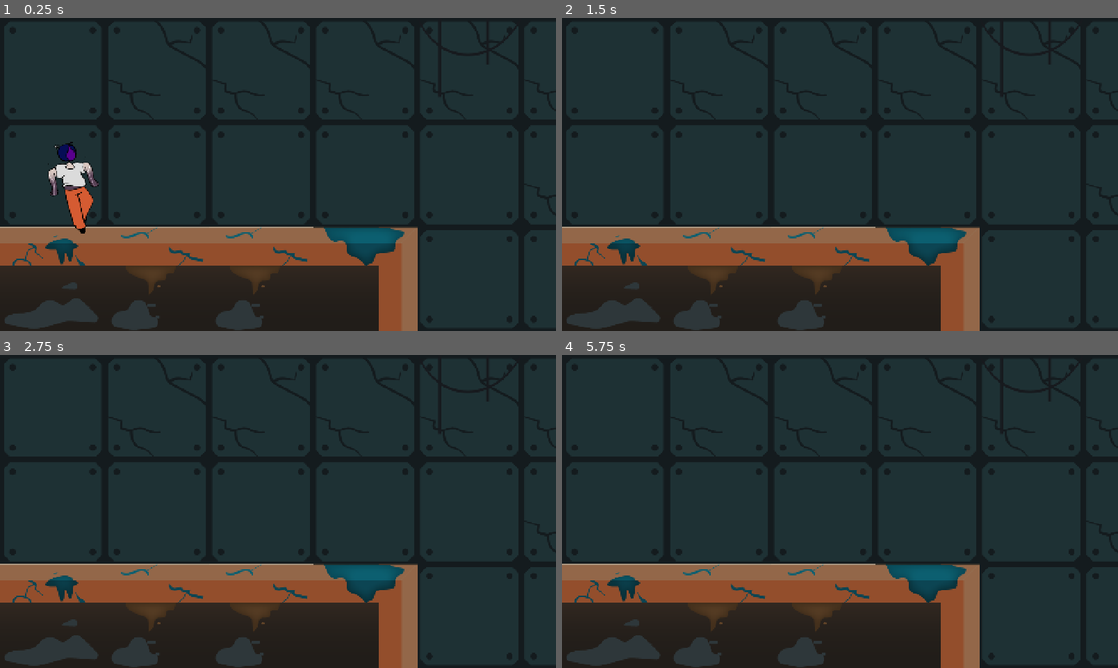
Above: before the commit, frames 1-4 (two rows, left to right).
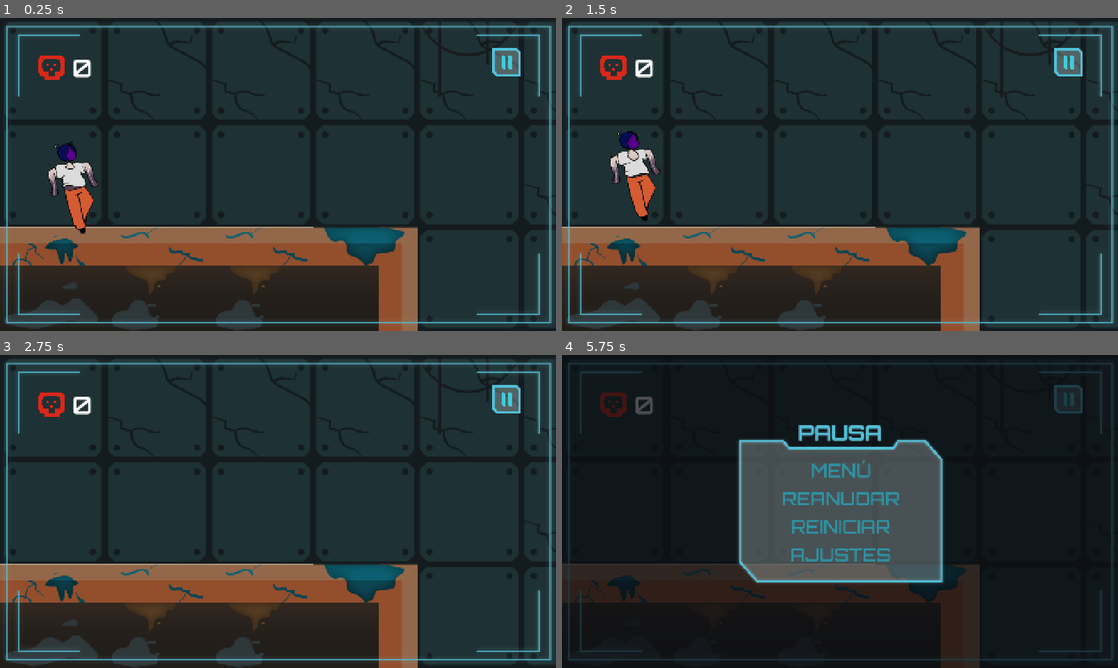
Above: after the commit, the same moments.

Repository: nati9v/Grupo-B
Game: Godot game, scene res://Scenes/Niveles/lvl2.tscn
Same seed, same stepped clock (60 frames per second), same inputs: the game is played once before the commit and once after it. This scene is started directly instead of the project's main scene.
Inputs (mouse positions are in pixels of both pictures, inside the frame that each line leads up to):
- Up to frame 1 (0.25 s): no input
- Up to frame 2 (1.5 s): click (1067, 61) at 0.52 s; click (840, 190) at 1.25 s, where only the run after the commit has a clickable "REINICIAR"
- Up to frame 3 (2.75 s): tap Enter (ui_accept) at 2, 2.27 s; move the mouse to (400, 495) at 2.02 s; hold Right (ui_right) from 2.03 s (still down); tap I (interact) at 2.1 s
- Up to frame 4 (5.75 s): tap Enter (ui_accept) at 2.75, 3.02, 3.5, 4.25, 4.52, 5, 5.27 s; move the mouse to (728, 527) at 2.77 s; tap I (interact) every 0.75 s from 2.85 to 5.1 s; move the mouse to (895, 442) at 3.52 s; release Right (ui_right) at 3.53 s; hold Left (ui_left) 3.53-4.28 s; move the mouse to (812, 574) at 4.27 s; hold Right (ui_right) from 4.28 s (still down); move the mouse to (1006, 558) at 5.02 s; tap Escape (Pausa) at 5.65 s

The runs differ from the first frame. In frame 1, 3.2% of the frame differs, in the area x 1-100%, y 2-98%; in frame 2, 4.4%; in frame 3, 3.2%; in frame 4, 75%, in the area x 0-100%, y 1-100%.

Commit message:
Implementación de UI en los 3 niveles

Diff:
--- a/Scenes/Niveles/lvl1.tscn
+++ b/Scenes/Niveles/lvl1.tscn
@@ -626,7 +626,7 @@
 }
 
 [node name="AmbientSfx" parent="." instance=ExtResource("26_buwil")]
-position = Vector2(25229, -1369)
+position = Vector2(8729, -56)
 audio_bus_name = &"SFX"
 sound = ExtResource("27_fa4wx")
 
--- a/Scenes/Niveles/lvl2.tscn
+++ b/Scenes/Niveles/lvl2.tscn
@@ -10,6 +10,13 @@
 [ext_resource type="PackedScene" uid="uid://dscrrr8tyxoxk" path="res://Scenes/Mecanismos/Checkpoint.tscn" id="8_53dem"]
 [ext_resource type="PackedScene" uid="uid://btygccneo307t" path="res://Scenes/Mecanismos/plataforma_Vertical.tscn" id="9_ttxd7"]
 [ext_resource type="PackedScene" uid="uid://yaj5phaghh6l" path="res://Scenes/Mecanismos/Botón.tscn" id="10_rdgwk"]
+[ext_resource type="Theme" uid="uid://ya6ijv5sbqr0" path="res://new_theme.tres" id="12_axgr0"]
+[ext_resource type="Texture2D" uid="uid://dcq2couutr3f7" path="res://UI/marco-lvl.png" id="13_twbj7"]
+[ext_resource type="Texture2D" uid="uid://bld4djgat0uyi" path="res://UI/Botones/p-btns.png" id="14_2cuct"]
+[ext_resource type="Texture2D" uid="uid://je14yheomnvg" path="res://UI/icono.png" id="15_06pgq"]
+[ext_resource type="PackedScene" uid="uid://rsr3y7ehspr4" path="res://UI-Escenas/Pausa.tscn" id="16_fuqyy"]
+[ext_resource type="PackedScene" uid="uid://47bsateleo1u" path="res://UI-Escenas/Controles.tscn" id="17_shbv8"]
+[ext_resource type="PackedScene" uid="uid://cgmhiol40t3we" path="res://UI-Escenas/Ajustes.tscn" id="18_71uec"]
 [ext_resource type="Texture2D" uid="uid://f81qy126f374" path="res://arte/256/tileset-256-transición.png" id="19_wm374"]
 
 [sub_resource type="CompressedTexture2D" id="CompressedTexture2D_iqlhl"]
@@ -312,6 +319,14 @@
 sources/4 = SubResource("TileSetAtlasSource_3pm5q")
 sources/5 = SubResource("TileSetAtlasSource_uj1pa")
 
+[sub_resource type="AtlasTexture" id="AtlasTexture_eihh1"]
+atlas = ExtResource("14_2cuct")
+region = Rect2(426, 0, 142, 142)
+
+[sub_resource type="AtlasTexture" id="AtlasTexture_eornu"]
+atlas = ExtResource("14_2cuct")
+region = Rect2(426, 142, 142, 142)
+
 [node name="Level2" type="Node2D"]
 script = ExtResource("1_rdgwk")
 
@@ -372,3 +387,78 @@
 [node name="Botón" parent="." node_paths=PackedStringArray("targets") instance=ExtResource("10_rdgwk")]
 position = Vector2(3197, 2419)
 targets = [NodePath("../Vieja_plataforma_Vertical3")]
+
+[node name="UI_Level" type="CanvasLayer" parent="."]
+
+[node name="Label" type="Label" parent="UI_Level"]
+anchors_preset = -1
+anchor_left = 0.147
+anchor_top = 0.16
+anchor_right = 0.147
+anchor_bottom = 0.16
+offset_left = -25.16
+offset_top = -40.2
+offset_right = 24.84
+offset_bottom = 35.8
+theme = ExtResource("12_axgr0")
+theme_override_font_sizes/font_size = 60
+text = "0"
+metadata/_edit_use_anchors_ = true
+
+[node name="TextureRect" type="TextureRect" parent="UI_Level"]
+anchors_preset = 15
+anchor_right = 1.0
+anchor_bottom = 1.0
+offset_left = -21.0
+offset_top = -12.0
+offset_right = 21.0
+offset_bottom = 12.0
+grow_horizontal = 2
+grow_vertical = 2
+texture = ExtResource("13_twbj7")
+metadata/_edit_use_anchors_ = true
+
+[node name="TextureButton" type="TextureButton" parent="UI_Level"]
+anchors_preset = -1
+anchor_left = 0.91
+anchor_top = 0.14
+anchor_right = 0.91
+anchor_bottom = 0.14
+offset_left = -35.8
+offset_top = -36.8
+offset_right = 37.2
+offset_bottom = 36.2
+grow_horizontal = 2
+grow_vertical = 2
+size_flags_horizontal = 4
+texture_normal = SubResource("AtlasTexture_eihh1")
+texture_pressed = SubResource("AtlasTexture_eornu")
+ignore_texture_size = true
+stretch_mode = 0
+metadata/_edit_use_anchors_ = true
+
+[node name="TextureRect2" type="TextureRect" parent="UI_Level"]
+anchors_preset = -1
+anchor_left = 0.092
+anchor_top = 0.158
+anchor_right = 0.092
+anchor_bottom = 0.158
+offset_left = -31.76
+offset_top = -31.76
+offset_right = 8.23999
+offset_bottom = 8.24001
+scale = Vector2(1.57506, 1.57506)
+texture = ExtResource("15_06pgq")
+expand_mode = 1
+metadata/_edit_use_anchors_ = true
+
+[node name="Pausa" parent="." instance=ExtResource("16_fuqyy")]
+visible = false
+
+[node name="Controles" parent="." instance=ExtResource("17_shbv8")]
+visible = false
+
+[node name="Ajustes" parent="." instance=ExtResource("18_71uec")]
+visible = false
+
+[connection signal="pressed" from="UI_Level/TextureButton" to="." method="_on_texture_button_pressed"]
--- a/Scenes/Niveles/lvl3.tscn
+++ b/Scenes/Niveles/lvl3.tscn
@@ -1,10 +1,17 @@
-[gd_scene load_steps=25 format=4 uid="uid://diutpt7v0e4xr"]
+[gd_scene load_steps=34 format=4 uid="uid://diutpt7v0e4xr"]
 
 [ext_resource type="Texture2D" uid="uid://f81qy126f374" path="res://arte/256/tileset-256-transición.png" id="1_nhc8w"]
 [ext_resource type="Script" uid="uid://bp8bj7awyh6hc" path="res://Scenes/Niveles/lvl_3.gd" id="1_u24uy"]
 [ext_resource type="Texture2D" uid="uid://dlih8k406n57h" path="res://arte/256/tileset-256-parte-vieja.png" id="2_bqw4l"]
 [ext_resource type="PackedScene" uid="uid://kawp3f3yobva" path="res://Scenes/Trampas y cadaveres/Trampas/ElectricTrap.tscn" id="8_jwn51"]
 [ext_resource type="PackedScene" uid="uid://cwmkcdv36qnnc" path="res://Scenes/pruebeteoprimus.tscn" id="9_wecwy"]
+[ext_resource type="Theme" uid="uid://ya6ijv5sbqr0" path="res://new_theme.tres" id="11_0wrsb"]
+[ext_resource type="Texture2D" uid="uid://dcq2couutr3f7" path="res://UI/marco-lvl.png" id="12_wawgp"]
+[ext_resource type="Texture2D" uid="uid://bld4djgat0uyi" path="res://UI/Botones/p-btns.png" id="13_k3qf1"]
+[ext_resource type="Texture2D" uid="uid://je14yheomnvg" path="res://UI/icono.png" id="14_86wv7"]
+[ext_resource type="PackedScene" uid="uid://rsr3y7ehspr4" path="res://UI-Escenas/Pausa.tscn" id="15_3ufqd"]
+[ext_resource type="PackedScene" uid="uid://47bsateleo1u" path="res://UI-Escenas/Controles.tscn" id="16_k3qf1"]
+[ext_resource type="PackedScene" uid="uid://cgmhiol40t3we" path="res://UI-Escenas/Ajustes.tscn" id="17_86wv7"]
 [ext_resource type="Texture2D" uid="uid://b1s7lt5sl4rpm" path="res://arte/256/256-agua-p-vieja.png" id="21_i2wx6"]
 [ext_resource type="Texture2D" uid="uid://cqup3bxojuns1" path="res://arte/256/tileset-256-parte-nueva.png" id="22_vjehr"]
 [ext_resource type="Texture2D" uid="uid://dlr6n2lbqxub1" path="res://arte/Agregados/A boton.png" id="23_hx70g"]
@@ -445,6 +452,14 @@
 sources/5 = SubResource("TileSetAtlasSource_bf2fn")
 sources/6 = SubResource("TileSetAtlasSource_t4jpr")
 
+[sub_resource type="AtlasTexture" id="AtlasTexture_ao8pk"]
+atlas = ExtResource("13_k3qf1")
+region = Rect2(426, 0, 142, 142)
+
+[sub_resource type="AtlasTexture" id="AtlasTexture_6cb47"]
+atlas = ExtResource("13_k3qf1")
+region = Rect2(426, 142, 142, 142)
+
 [node name="Level3" type="Node2D"]
 script = ExtResource("1_u24uy")
 
@@ -474,3 +489,78 @@
 
 [node name="Pruebeteoprimus" parent="." instance=ExtResource("9_wecwy")]
 position = Vector2(5209, 1158)
+
+[node name="UI_Level" type="CanvasLayer" parent="."]
+
+[node name="Label" type="Label" parent="UI_Level"]
+anchors_preset = -1
+anchor_left = 0.147
+anchor_top = 0.16
+anchor_right = 0.147
+anchor_bottom = 0.16
+offset_left = -25.16
+offset_top = -40.2
+offset_right = 24.84
+offset_bottom = 35.8
+theme = ExtResource("11_0wrsb")
+theme_override_font_sizes/font_size = 60
+text = "0"
+metadata/_edit_use_anchors_ = true
+
+[node name="TextureRect" type="TextureRect" parent="UI_Level"]
+anchors_preset = 15
+anchor_right = 1.0
+anchor_bottom = 1.0
+offset_left = -21.0
+offset_top = -12.0
+offset_right = 21.0
+offset_bottom = 12.0
+grow_horizontal = 2
+grow_vertical = 2
+texture = ExtResource("12_wawgp")
+metadata/_edit_use_anchors_ = true
+
+[node name="TextureButton" type="TextureButton" parent="UI_Level"]
+anchors_preset = -1
+anchor_left = 0.91
+anchor_top = 0.14
+anchor_right = 0.91
+anchor_bottom = 0.14
+offset_left = -35.8
+offset_top = -36.8
+offset_right = 37.2
+offset_bottom = 36.2
+grow_horizontal = 2
+grow_vertical = 2
+size_flags_horizontal = 4
+texture_normal = SubResource("AtlasTexture_ao8pk")
+texture_pressed = SubResource("AtlasTexture_6cb47")
+ignore_texture_size = true
+stretch_mode = 0
+metadata/_edit_use_anchors_ = true
+
+[node name="TextureRect2" type="TextureRect" parent="UI_Level"]
+anchors_preset = -1
+anchor_left = 0.092
+anchor_top = 0.158
+anchor_right = 0.092
+anchor_bottom = 0.158
+offset_left = -31.76
+offset_top = -31.76
+offset_right = 8.23999
+offset_bottom = 8.24001
+scale = Vector2(1.57506, 1.57506)
+texture = ExtResource("14_86wv7")
+expand_mode = 1
+metadata/_edit_use_anchors_ = true
+
+[node name="Pausa" parent="." instance=ExtResource("15_3ufqd")]
+visible = false
+
+[node name="Controles" parent="." instance=ExtResource("16_k3qf1")]
+visible = false
+
+[node name="Ajustes" parent="." instance=ExtResource("17_86wv7")]
+visible = false
+
+[connection signal="pressed" from="UI_Level/TextureButton" to="." method="_on_texture_button_pressed"]
--- a/Scenes/Niveles/lvl_2.gd
+++ b/Scenes/Niveles/lvl_2.gd
@@ -1,4 +1,8 @@
 extends Node2D
-
+@onready var pausa = $Pausa
 func _ready():
 	AudioManager.play_music("res://Musica y SFX/Musica/lvl2-music.mp3")
+
+
+func _on_texture_button_pressed():
+	pausa.pausa()
--- a/Scenes/Niveles/lvl_3.gd
+++ b/Scenes/Niveles/lvl_3.gd
@@ -1,3 +1,8 @@
 extends Node2D
+@onready var pausa = $Pausa
 func _ready():
 	AudioManager.play_music("res://Musica y SFX/Musica/lvl3_musica.mp3")
+
+
+func _on_texture_button_pressed() -> void:
+	pausa.pausa()
--- a/default_bus_layout.tres
+++ b/default_bus_layout.tres
@@ -5,11 +5,11 @@
 bus/1/solo = false
 bus/1/mute = false
 bus/1/bypass_fx = false
-bus/1/volume_db = -80.0
+bus/1/volume_db = -2.71024
 bus/1/send = &"Master"
 bus/2/name = &"SFX"
 bus/2/solo = false
 bus/2/mute = false
 bus/2/bypass_fx = false
-bus/2/volume_db = 6.02
+bus/2/volume_db = -3.5405
 bus/2/send = &"Master"
Not shown, added: Musica y SFX/SFX/ambient.mp3.import
Not shown: 1 places in Scenes/Niveles/lvl2.tscn that only renumber resources
Not shown, added: Musica y SFX/SFX/ambient.mp3
